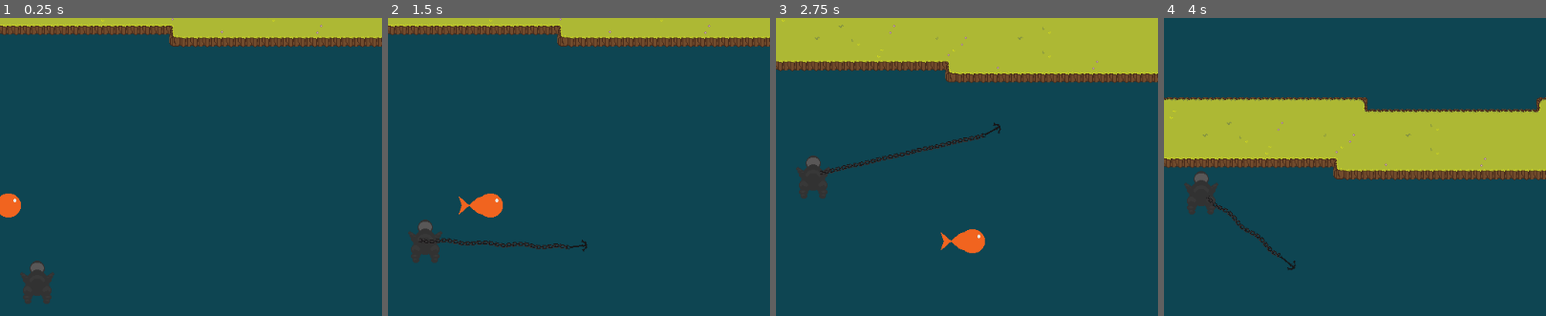
Above: before the commit, frames 1-4 (left to right).
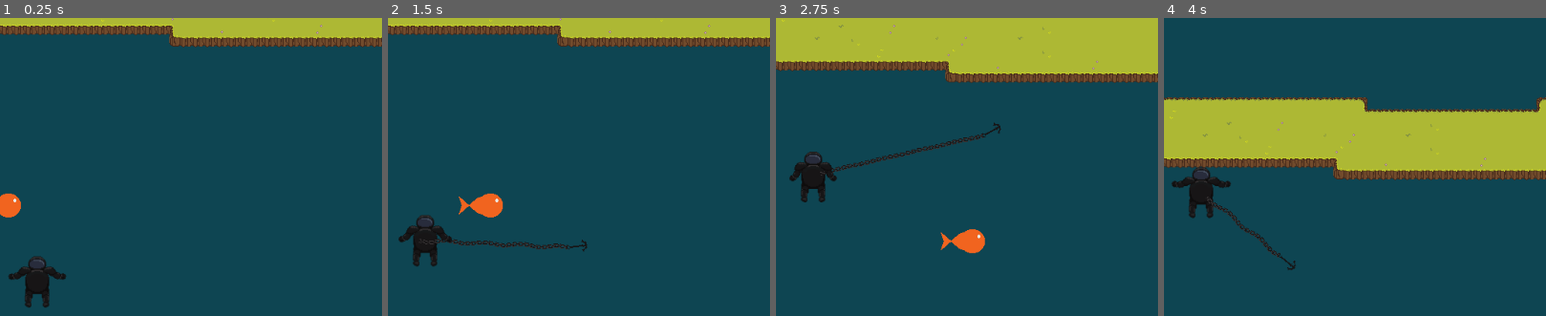
Above: after the commit, the same moments.

Repository: TeamKebab/GodotWildJam41
Game: Godot game, scene res://main.tscn
The game is run twice, just before and just after one commit, with the same random seed, the same clock (stepped at 60 frames per second) and the same inputs.
Inputs (mouse positions are % of the whole screen's width and height, from its top left):
- Up to frame 1 (0.25 s): no input
- Up to frame 2 (1.5 s): move the mouse to (72, 45) at 0.52 s; click (72, 45) at 0.67 s; move the mouse to (30, 55) at 1.27 s; click (30, 55) at 1.42 s
- Up to frame 3 (2.75 s): move the mouse to (60, 28) at 2.02 s; click (60, 28) at 2.17 s
- Up to frame 4 (4 s): move the mouse to (45, 70) at 2.77 s; click (45, 70) at 2.92 s; move the mouse to (80, 65) at 3.52 s; click (80, 65) at 3.67 s
The pictures show only the part of the screen within x 45-95%, y 6-56%; the shares and areas given below are measured in that part.

The runs differ from the first frame. In frame 1, 1.1% of the frame differs, in the area x 2-18%, y 79-98%; in frame 2, 1.0%; in frame 3, 1.0%; in frame 4, 1.1%.

Commit message:
player animation

Diff:
--- a/src/player/player.tscn
+++ b/src/player/player.tscn
@@ -1,10 +1,190 @@
-[gd_scene load_steps=4 format=2]
-
-[ext_resource path="res://player/player.png" type="Texture" id=1]
+[gd_scene load_steps=6 format=2]
+
+[ext_resource path="res://player/player_spritesheet.png" type="Texture" id=2]
 [ext_resource path="res://player/player.gd" type="Script" id=5]
 
 [sub_resource type="CapsuleShape2D" id=1]
 radius = 22.0
+
+[sub_resource type="Animation" id=2]
+resource_name = "Idle"
+length = 2.0
+loop = true
+tracks/0/type = "bezier"
+tracks/0/path = NodePath("TorsoSprite/Head:position:y")
+tracks/0/interp = 1
+tracks/0/loop_wrap = true
+tracks/0/imported = false
+tracks/0/enabled = true
+tracks/0/keys = {
+"points": PoolRealArray( -24, -0.25, 0, 0.25, 0, -25, -0.25, 0, 0.25, 0, -23, -0.25, 0, 0.25, 0, -25, -0.25, 0, 0.25, 0, -24, -0.25, 0, 0.25, 0 ),
+"times": PoolRealArray( 0, 0.5, 1, 1.5, 2 )
+}
+tracks/1/type = "value"
+tracks/1/path = NodePath("TorsoSprite/ShoulderR:rotation_degrees")
+tracks/1/interp = 1
+tracks/1/loop_wrap = true
+tracks/1/imported = false
+tracks/1/enabled = true
+tracks/1/keys = {
+"times": PoolRealArray( 0, 1, 2 ),
+"transitions": PoolRealArray( 1, 1, 1 ),
+"update": 0,
+"values": [ 331.501, 345.078, 331.501 ]
+}
+tracks/2/type = "value"
+tracks/2/path = NodePath("TorsoSprite/ShoulderL:rotation_degrees")
+tracks/2/interp = 1
+tracks/2/loop_wrap = true
+tracks/2/imported = false
+tracks/2/enabled = true
+tracks/2/keys = {
+"times": PoolRealArray( 0, 1, 2 ),
+"transitions": PoolRealArray( 1, 1, 1 ),
+"update": 0,
+"values": [ -331.501, -345.1, -331.501 ]
+}
+tracks/3/type = "bezier"
+tracks/3/path = NodePath("TorsoSprite/ShoulderR/ArmR:rotation_degrees")
+tracks/3/interp = 1
+tracks/3/loop_wrap = true
+tracks/3/imported = false
+tracks/3/enabled = true
+tracks/3/keys = {
+"points": PoolRealArray( -50.9983, -0.25, 0, 0.25, 0, -18.2505, -0.25, 0, 0.25, 0, -50.9983, -0.25, 0, 0.25, 0 ),
+"times": PoolRealArray( 0, 1, 2 )
+}
+tracks/4/type = "bezier"
+tracks/4/path = NodePath("TorsoSprite/ShoulderL/ArmL:rotation_degrees")
+tracks/4/interp = 1
+tracks/4/loop_wrap = true
+tracks/4/imported = false
+tracks/4/enabled = true
+tracks/4/keys = {
+"points": PoolRealArray( 50.998, -0.25, 0, 0.25, 0, 18.25, -0.25, 0, 0.25, 0, 50.998, -0.25, 0, 0.25, 0 ),
+"times": PoolRealArray( 0, 1, 2 )
+}
+tracks/5/type = "bezier"
+tracks/5/path = NodePath("TorsoSprite/ShoulderR/ArmR/ForearmR:rotation_degrees")
+tracks/5/interp = 1
+tracks/5/loop_wrap = true
+tracks/5/imported = false
+tracks/5/enabled = true
+tracks/5/keys = {
+"points": PoolRealArray( 0, -0.25, 0, 0.25, 0, 20.21, -0.25, 0, 0.25, 0, 0, -0.25, 0, 0.25, 0 ),
+"times": PoolRealArray( 0, 1, 2 )
+}
+tracks/6/type = "bezier"
+tracks/6/path = NodePath("TorsoSprite/ShoulderR/ArmR/ForearmR/HandR:rotation_degrees")
+tracks/6/interp = 1
+tracks/6/loop_wrap = true
+tracks/6/imported = false
+tracks/6/enabled = true
+tracks/6/keys = {
+"points": PoolRealArray( 0, -0.25, 0, 0.25, 0, -20.21, -0.25, 0, 0.25, 0, 0, -0.25, 0, 0.25, 0 ),
+"times": PoolRealArray( 0, 1, 2 )
+}
+tracks/7/type = "value"
+tracks/7/path = NodePath("TorsoSprite/ShoulderL/ArmL/ForearmL:rotation_degrees")
+tracks/7/interp = 1
+tracks/7/loop_wrap = true
+tracks/7/imported = false
+tracks/7/enabled = true
+tracks/7/keys = {
+"times": PoolRealArray( 0, 1, 2 ),
+"transitions": PoolRealArray( 1, 1, 1 ),
+"update": 0,
+"values": [ 0.0, -20.2, 0.0 ]
+}
+tracks/8/type = "value"
+tracks/8/path = NodePath("TorsoSprite/ShoulderL/ArmL/ForearmL/HandL:rotation_degrees")
+tracks/8/interp = 1
+tracks/8/loop_wrap = true
+tracks/8/imported = false
+tracks/8/enabled = true
+tracks/8/keys = {
+"times": PoolRealArray( 0, 1, 2 ),
+"transitions": PoolRealArray( 1, 1, 1 ),
+"update": 0,
+"values": [ 0.0, 20.2, 0.0 ]
+}
+
+[sub_resource type="Animation" id=3]
+length = 0.001
+tracks/0/type = "bezier"
+tracks/0/path = NodePath("TorsoSprite/Head:position:x")
+tracks/0/interp = 1
+tracks/0/loop_wrap = true
+tracks/0/imported = false
+tracks/0/enabled = true
+tracks/0/keys = {
+"points": PoolRealArray( 0, -0.25, 0, 0.25, 0 ),
+"times": PoolRealArray( 0 )
+}
+tracks/1/type = "bezier"
+tracks/1/path = NodePath("TorsoSprite/Head:position:y")
+tracks/1/interp = 1
+tracks/1/loop_wrap = true
+tracks/1/imported = false
+tracks/1/enabled = true
+tracks/1/keys = {
+"points": PoolRealArray( -24, -0.25, 0, 0.25, 0 ),
+"times": PoolRealArray( 0 )
+}
+tracks/2/type = "value"
+tracks/2/path = NodePath("TorsoSprite/ShoulderR:rotation_degrees")
+tracks/2/interp = 1
+tracks/2/loop_wrap = true
+tracks/2/imported = false
+tracks/2/enabled = true
+tracks/2/keys = {
+"times": PoolRealArray( 0 ),
+"transitions": PoolRealArray( 1 ),
+"update": 0,
+"values": [ 331.501 ]
+}
+tracks/3/type = "value"
+tracks/3/path = NodePath("TorsoSprite/ShoulderL:rotation_degrees")
+tracks/3/interp = 1
+tracks/3/loop_wrap = true
+tracks/3/imported = false
+tracks/3/enabled = true
+tracks/3/keys = {
+"times": PoolRealArray( 0 ),
+"transitions": PoolRealArray( 1 ),
+"update": 0,
+"values": [ -331.501 ]
+}
+tracks/4/type = "bezier"
+tracks/4/path = NodePath("TorsoSprite/ShoulderR/ArmR:rotation_degrees")
+tracks/4/interp = 1
+tracks/4/loop_wrap = true
+tracks/4/imported = false
+tracks/4/enabled = true
+tracks/4/keys = {
+"points": PoolRealArray( -50.9983, -0.25, 0, 0.25, 0 ),
+"times": PoolRealArray( 0 )
+}
+tracks/5/type = "bezier"
+tracks/5/path = NodePath("TorsoSprite/ShoulderR/ArmR/ForearmR:rotation_degrees")
+tracks/5/interp = 1
+tracks/5/loop_wrap = true
+tracks/5/imported = false
+tracks/5/enabled = true
+tracks/5/keys = {
+"points": PoolRealArray( -30.2188, -0.25, 0, 0.25, 0 ),
+"times": PoolRealArray( 0 )
+}
+tracks/6/type = "bezier"
+tracks/6/path = NodePath("TorsoSprite/ShoulderR/ArmR/ForearmR/HandR:rotation_degrees")
+tracks/6/interp = 1
+tracks/6/loop_wrap = true
+tracks/6/imported = false
+tracks/6/enabled = true
+tracks/6/keys = {
+"points": PoolRealArray( 131.009, -0.25, 0, 0.25, 0 ),
+"times": PoolRealArray( 0 )
+}
 
 [node name="Player" type="KinematicBody2D"]
 collision_layer = 0
@@ -13,9 +193,6 @@
 
 [node name="CollisionShape2D" type="CollisionShape2D" parent="."]
 shape = SubResource( 1 )
-
-[node name="Sprite" type="Sprite" parent="."]
-texture = ExtResource( 1 )
 
 [node name="Camera2D" type="Camera2D" parent="."]
 current = true
@@ -26,3 +203,158 @@
 drag_margin_top = 0.3
 drag_margin_right = 0.9
 drag_margin_bottom = 0.3
+
+[node name="Polygons" type="Node2D" parent="."]
+visible = false
+
+[node name="Body" type="Polygon2D" parent="Polygons"]
+position = Vector2( -48, -48 )
+texture = ExtResource( 2 )
+polygon = PoolVector2Array( 55.5799, 30.6346, 64.0044, 39.2779, 64.442, 61.488, 61.488, 66.1926, 34.4639, 66.0831, 31.6193, 61.9256, 31.8381, 39.3873, 40.4814, 30.6346 )
+uv = PoolVector2Array( 55.5799, 30.6346, 64.0044, 39.2779, 64.442, 61.488, 61.488, 66.1926, 34.4639, 66.0831, 31.6193, 61.9256, 31.8381, 39.3873, 40.4814, 30.6346 )
+bones = [ "Torso", PoolRealArray( 1, 1, 1, 1, 1, 1, 1, 1 ) ]
+
+[node name="ShoulderR" type="Polygon2D" parent="Polygons"]
+position = Vector2( -64, -31 )
+texture = ExtResource( 2 )
+polygon = PoolVector2Array( 70.7659, 10.6796, 82.6321, 10.5717, 86.8393, 15.2104, 87.055, 23.9482, 78.1014, 24.0561, 70.658, 15.7497 )
+uv = PoolVector2Array( 70.7659, 10.6796, 82.6321, 10.5717, 86.8393, 15.2104, 87.055, 23.9482, 78.1014, 24.0561, 70.658, 15.7497 )
+
+[node name="ArmR" type="Polygon2D" parent="Polygons"]
+position = Vector2( -64, -31 )
+texture = ExtResource( 2 )
+polygon = PoolVector2Array( 70.7659, 10.6796, 82.6321, 10.5717, 86.8393, 15.2104, 87.055, 23.9482, 78.1014, 24.0561, 70.658, 15.7497 )
+uv = PoolVector2Array( 70.7659, 10.6796, 82.6321, 10.5717, 86.8393, 15.2104, 87.055, 23.9482, 78.1014, 24.0561, 70.658, 15.7497 )
+
+[node name="ForeArmR" type="Polygon2D" parent="Polygons"]
+position = Vector2( -64, -31 )
+texture = ExtResource( 2 )
+polygon = PoolVector2Array( 70.7659, 10.6796, 82.6321, 10.5717, 86.8393, 15.2104, 87.055, 23.9482, 78.1014, 24.0561, 70.658, 15.7497 )
+uv = PoolVector2Array( 70.7659, 10.6796, 82.6321, 10.5717, 86.8393, 15.2104, 87.055, 23.9482, 78.1014, 24.0561, 70.658, 15.7497 )
+
+[node name="TorsoSprite" type="Sprite" parent="."]
+texture = ExtResource( 2 )
+region_enabled = true
+region_rect = Rect2( 32, 31, 32, 35 )
+
+[node name="Head" type="Sprite" parent="TorsoSprite"]
+position = Vector2( 0, -24 )
+texture = ExtResource( 2 )
+region_enabled = true
+region_rect = Rect2( 36, 7, 24, 19 )
+
+[node name="ShoulderR" type="Sprite" parent="TorsoSprite"]
+position = Vector2( 11, -16 )
+rotation = 5.78578
+z_index = 100
+texture = ExtResource( 2 )
+offset = Vector2( 4, 4 )
+region_enabled = true
+region_rect = Rect2( 71, 11, 16, 13 )
+
+[node name="ArmR" type="Sprite" parent="TorsoSprite/ShoulderR"]
+position = Vector2( 4, 5 )
+rotation = -0.890088
+z_index = -1
+texture = ExtResource( 2 )
+offset = Vector2( 0, 4 )
+region_enabled = true
+region_rect = Rect2( 81, 34, 9, 12 )
+
+[node name="ForearmR" type="Sprite" parent="TorsoSprite/ShoulderR/ArmR"]
+position = Vector2( -1, 8 )
+rotation = -0.527418
+texture = ExtResource( 2 )
+offset = Vector2( 0, 3 )
+region_enabled = true
+region_rect = Rect2( 81, 52, 9, 12 )
+
+[node name="HandR" type="Sprite" parent="TorsoSprite/ShoulderR/ArmR/ForearmR"]
+position = Vector2( 0, 9 )
+rotation = 2.28654
+texture = ExtResource( 2 )
+offset = Vector2( 1.45895, 1.79782 )
+region_enabled = true
+region_rect = Rect2( 81, 71, 9, 8 )
+
+[node name="ShoulderL" type="Sprite" parent="TorsoSprite"]
+position = Vector2( -11, -16 )
+rotation = -5.78578
+z_index = 100
+texture = ExtResource( 2 )
+offset = Vector2( -4, 4 )
+flip_h = true
+region_enabled = true
+region_rect = Rect2( 71, 11, 16, 13 )
+
+[node name="ArmL" type="Sprite" parent="TorsoSprite/ShoulderL"]
+position = Vector2( -4, 5 )
+rotation = 0.554156
+z_index = -1
+texture = ExtResource( 2 )
+offset = Vector2( 0, 4 )
+flip_h = true
+region_enabled = true
+region_rect = Rect2( 81, 34, 9, 12 )
+
+[node name="ForearmL" type="Sprite" parent="TorsoSprite/ShoulderL/ArmL"]
+position = Vector2( 1, 8 )
+rotation = -0.199549
+texture = ExtResource( 2 )
+offset = Vector2( 0, 3 )
+flip_h = true
+region_enabled = true
+region_rect = Rect2( 81, 52, 9, 12 )
+
+[node name="HandL" type="Sprite" parent="TorsoSprite/ShoulderL/ArmL/ForearmL"]
+position = Vector2( 0, 9 )
+rotation = 0.199549
+texture = ExtResource( 2 )
+offset = Vector2( -1.45895, 1.79782 )
+flip_h = true
+region_enabled = true
+region_rect = Rect2( 81, 71, 9, 8 )
+
+[node name="LegR" type="Sprite" parent="TorsoSprite"]
+position = Vector2( 11, 18 )
+texture = ExtResource( 2 )
+region_enabled = true
+region_rect = Rect2( 11, 35, 10, 13 )
+
+[node name="Shin" type="Sprite" parent="TorsoSprite/LegR"]
+position = Vector2( 1, 5 )
+texture = ExtResource( 2 )
+region_enabled = true
+region_rect = Rect2( 11, 55, 9, 13 )
+
+[node name="Foot" type="Sprite" parent="TorsoSprite/LegR/Shin"]
+position = Vector2( 0, 8 )
+texture = ExtResource( 2 )
+region_enabled = true
+region_rect = Rect2( 12, 76, 9, 7 )
+
+[node name="LegL" type="Sprite" parent="TorsoSprite"]
+position = Vector2( -11, 18 )
+texture = ExtResource( 2 )
+flip_h = true
+region_enabled = true
+region_rect = Rect2( 11, 35, 10, 13 )
+
+[node name="Shin" type="Sprite" parent="TorsoSprite/LegL"]
+position = Vector2( -1, 5 )
+texture = ExtResource( 2 )
+flip_h = true
+region_enabled = true
+region_rect = Rect2( 11, 55, 9, 13 )
+
+[node name="Foot" type="Sprite" parent="TorsoSprite/LegL/Shin"]
+position = Vector2( 0, 8 )
+texture = ExtResource( 2 )
+flip_h = true
+region_enabled = true
+region_rect = Rect2( 12, 76, 9, 7 )
+
+[node name="AnimationPlayer" type="AnimationPlayer" parent="."]
+autoplay = "Idle"
+anims/Idle = SubResource( 2 )
+anims/RESET = SubResource( 3 )
Binary file removed: src/player/player.png
Binary file added: src/player/player_spritesheet.png
Not shown, added: src/player/player_spritesheet.png.import
Not shown, added: assets/player.aseprite
